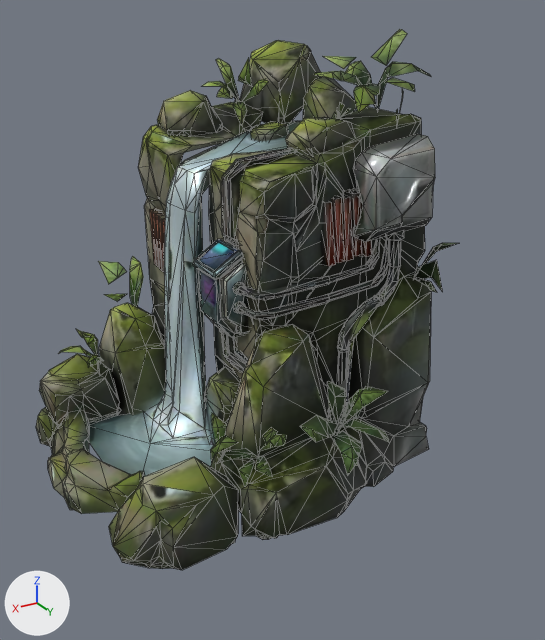
One commit to the glTF model game/models/env/cascade.glb: the scene before it, then after it.
The view is the same before and after, from a camera (50 mm lens) standing at (6.82, 13.08, 9.51) and looking at (-0.51, 0.86, 3.4). The lights are fixed; the arrows at lower left show +X, +Y and +Z. The picture after the commit comes second. Mesh edges are drawn as thin lines. Vertices at exactly the same position are counted once.

In view in the first picture: 'Body'.
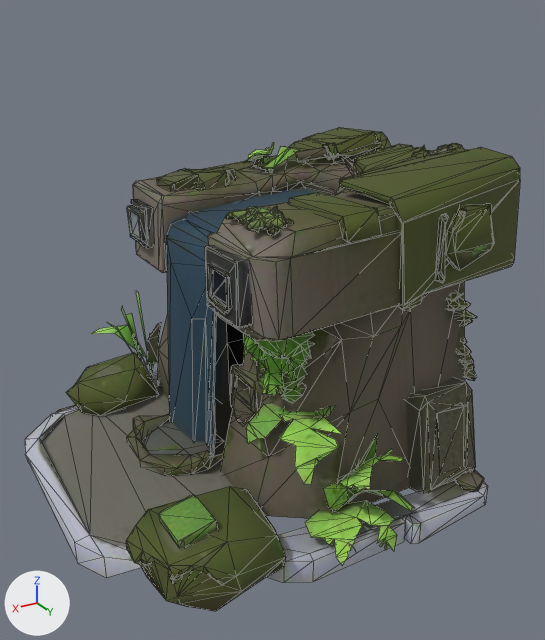
Where the change shows, as pixel boxes (x1, y1, x2, y2) in the pictures (545 x 640 px):
```json
{"object": "Body", "change": "surface changed, reshaped, rescaled", "before": [36, 29, 459, 570], "after": [25, 127, 520, 611], "on screen": "17% wider, 11% shorter"}
{"part": 1, "of": "me_mesh_0", "change": "rebuilt", "before": [88, 107, 431, 540], "after": [25, 127, 520, 583], "on screen": "44% wider"}
{"part": 2, "of": "me_mesh_0", "change": "deleted", "before": [36, 29, 459, 514]}
{"part": 3, "of": "me_mesh_0", "change": "reshaped", "before": [99, 40, 362, 570], "after": [57, 133, 495, 611]}
```

Scene script edits in JSON lines:
```json
{"op": "add", "block": "img_tripo_image_7ceb35ae_d233_4c82_8aac_af69a9b14ec1_0_0", "code": ["img_tripo_image_7ceb35ae_d233_4c82_8aac_af69a9b14ec1_0_0 = load_image('tripo_image_7ceb35ae-d233-4c82-8aac-af69a9b14ec1_0_0', '_unpacked/tripo_image_7ceb35ae-d233-4c82-8aac-af69a9b14ec1_0_0', 512, 512, 'sRGB')"]}
{"block": "mat_body", "change": "nodes: BsdfPrincipled, NormalMap, OutputMaterial, SeparateColor, TexImage x3"}
{"block": "mat_body", "change": "uses the picture img_color_406bc5f2_c638_41f9_bab4_b522deaace88"}
{"block": "mat_body", "change": "uses the picture img_normalgl_406bc5f2_c638_41f9_bab4_b522deaace88"}
{"block": "mat_body", "change": "uses the picture img_orm_406bc5f2_c638_41f9_bab4_b522deaace88"}
{"block": "mat_body", "change": "nodes: BsdfPrincipled, OutputMaterial, TexImage"}
{"block": "mat_body", "change": "uses the picture img_tripo_image_7ceb35ae_d233_4c82_8aac_af69a9b14ec1_0_0"}
{"block": "me_mesh_0", "where": "# used by ob_body; location = (0.0, 0.0, 0.0); scale = (1.12, 1.12, 1.12)"}
{"op": "remove", "block": "me_mesh_0", "code": "me_mesh_0.from_pydata(...)  # 1729 vertices, 2612 faces; spans x -3.46..3.56, y -3.4..3.59, z 0.0..7.94"}
{"op": "add", "block": "me_mesh_0", "code": "me_mesh_0.from_pydata(...)  # 1555 vertices, 2404 faces; spans x -4.3..4.32, y -4.79..4.85, z 0.01..6.88"}
{"block": "me_mesh_0", "change": "me_mesh_0 part 1: the loose piece of 346 vertices spanning x -3.43..2.65, y -1.97..2.91, z 0.0..6.59 is rebuilt with 464 vertices and now spans x -4.3..4.32, y -3.65..4.67, z 0.01..6.88"}
{"block": "me_mesh_0", "change": "me_mesh_0 part 2: 65 loose pieces with 1158 vertices, spanning x -3.46..3.56, y -3.4..3.52, z 0.0..7.94, are deleted"}
{"block": "me_mesh_0", "change": "me_mesh_0 part 3: 225 vertices removed from x -3.24..3.22, y -3.34..3.59, z 0.0..7.64; 1091 vertices added at x -4.26..3.61, y -4.79..4.85, z 0.05..6.82"}
{"op": "set", "path": "ob_body.scale", "old": "(1.12, 1.12, 1.12)", "new": "(1.0, 1.0, 1.0)"}
```
